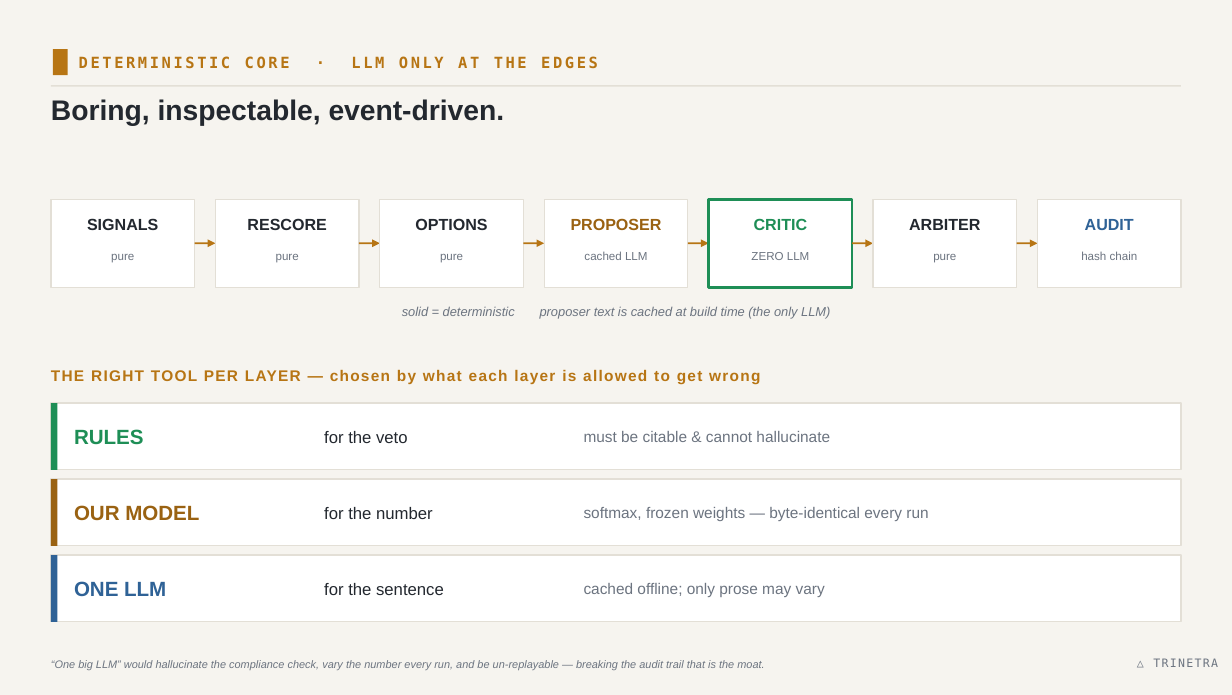
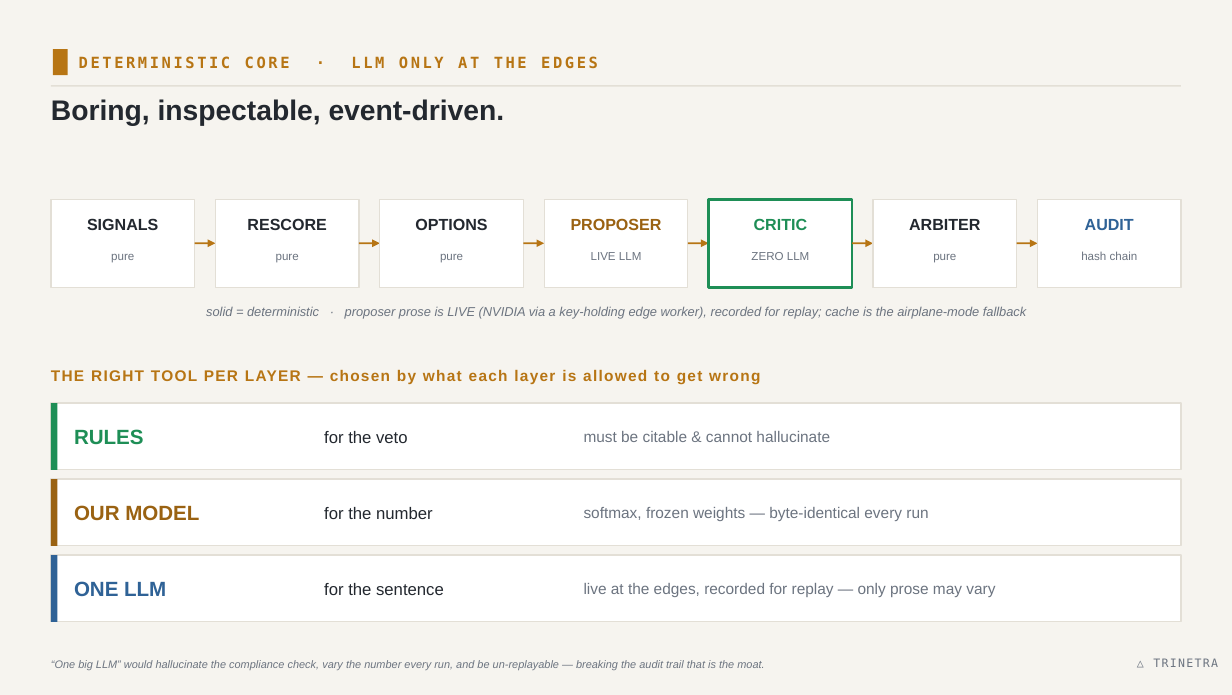
Before and after one commit to banthia14aman/ET-Hackathon, a slide deck: slide 7 of TRINETRA_Deck_Light.pptx. Drawn at 1232x695 pixels with LibreOffice and Linux fonts; fonts in the diff are those of the drawing. Boxes give left, top, right and bottom in pixels: in the first picture for what was removed or moved away, otherwise in the second. Text is boxed around its words. In the diff, an @@ line names an element or a change of style, - is before the commit and + after.

```diff
--- a/TRINETRA_Deck_Light.pptx
+++ b/TRINETRA_Deck_Light.pptx
@@ text at box(591, 252, 642, 260): text changed @@
-cached LLM
+LIVE LLM
@@ text at box(206, 306, 1027, 319): text changed @@
-solid = deterministic proposer text is cached at build time (the only LLM)
+solid = deterministic · proposer prose is LIVE (NVIDIA via a key-holding edge worker), recorded for replay; cache is the airplane-mode fallback
@@ text at box(584, 583, 995, 597): text changed @@
-cached offline; only prose may vary
+live at the edges, recorded for replay — only prose may vary
```
Also in this commit, not shown: 3 other slides changed, 4 other files.
